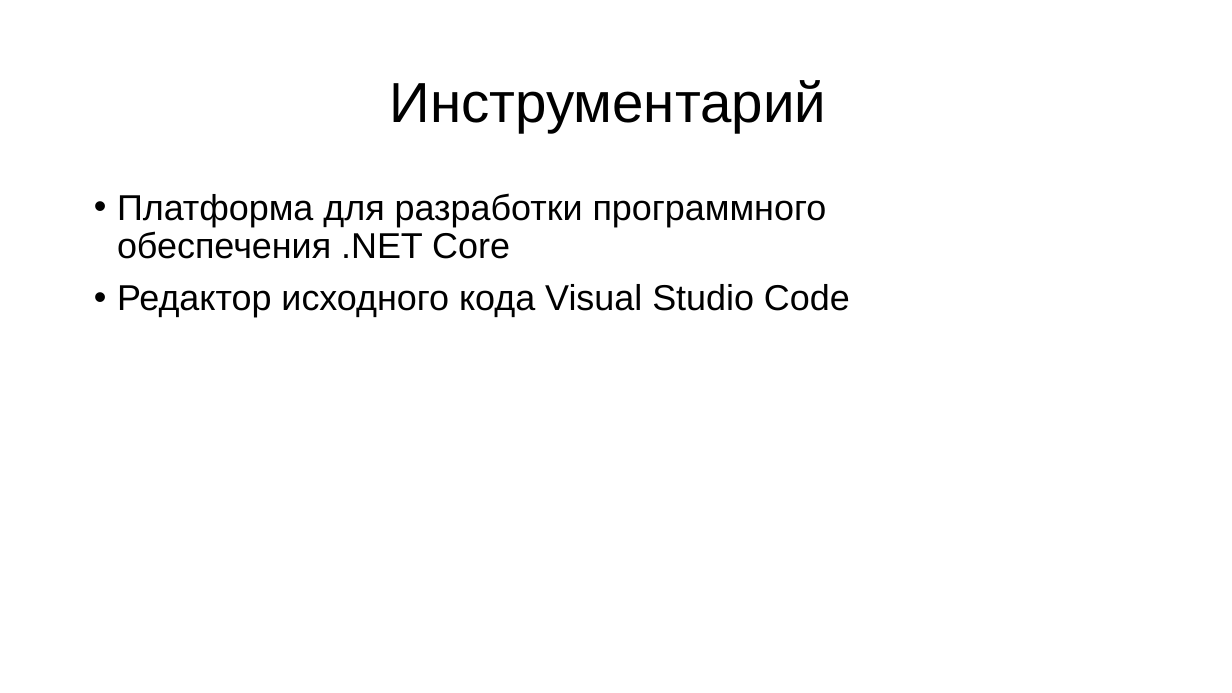
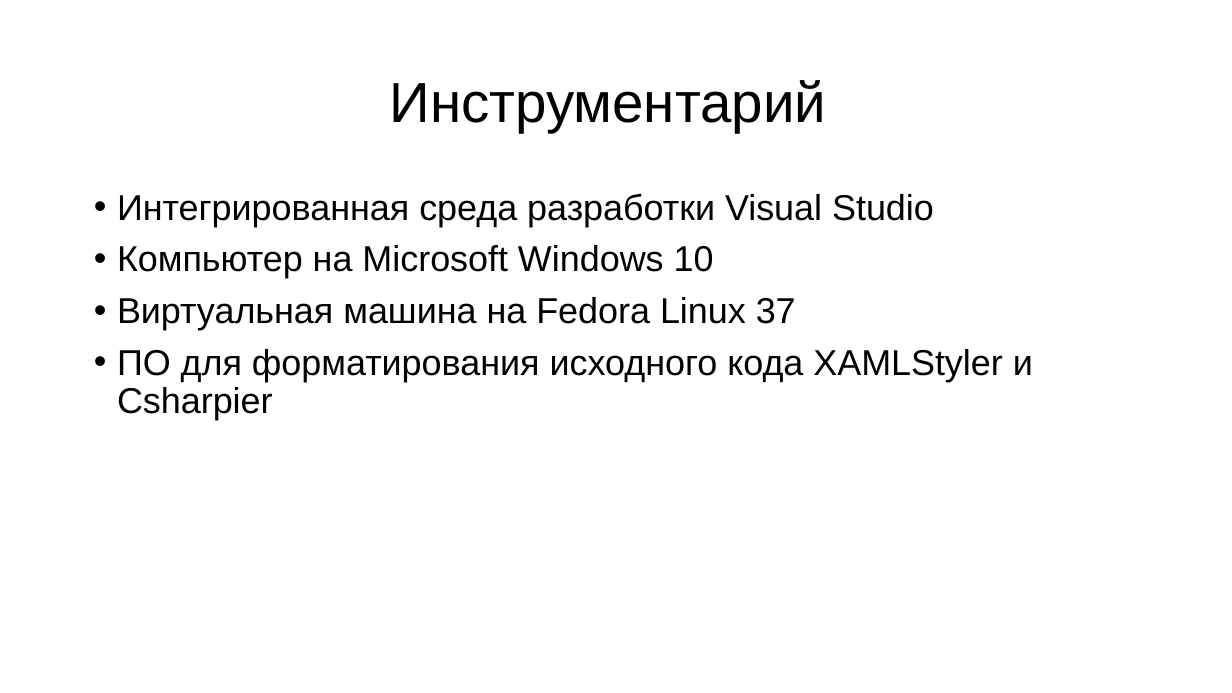
Before and after one commit to ShinyZero0/project, a slide deck: slide 5 of Melnik-Pavel-11A.pptx. Drawn at 1232x693 pixels with LibreOffice and Linux fonts; fonts in the diff are those of the drawing. Boxes give left, top, right and bottom in pixels: in the first picture for what was removed or moved away, otherwise in the second. Text is boxed around its words. In the diff, an @@ line names an element or a change of style, - is before the commit and + after.

```diff
--- a/Melnik-Pavel-11A.pptx
+++ b/Melnik-Pavel-11A.pptx
@@ text at (117,193,1033,420): text changed @@
-• Платформа для разработки программного обеспечения .NET Core
-• Редактор исходного кода Visual Studio Code
+• Интегрированная среда разработки Visual Studio
+• Компьютер на Microsoft Windows 10
+• Виртуальная машина на Fedora Linux 37
+• ПО для форматирования исходного кода XAMLStyler и Csharpier
```
Also in this commit, not shown: 3 other slides changed, 4 other files.
